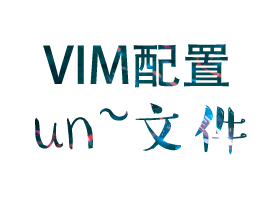
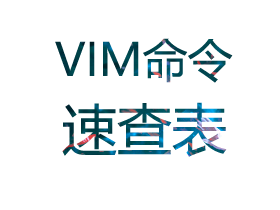
Before/after of a 280px x 210px layered artwork. What changed in the layer stack:
added group "vim命令速查表" with 2 layers above "vim un~" over [55, 38, 233, 157]
added layer "title 拷贝 2" in group "vim命令速查表" over [55, 38, 233, 83]
added layer "other 拷贝" in group "vim命令速查表" over [62, 102, 227, 157]
hid group "vim un~" (2 layers) over [35, 44, 247, 155]
